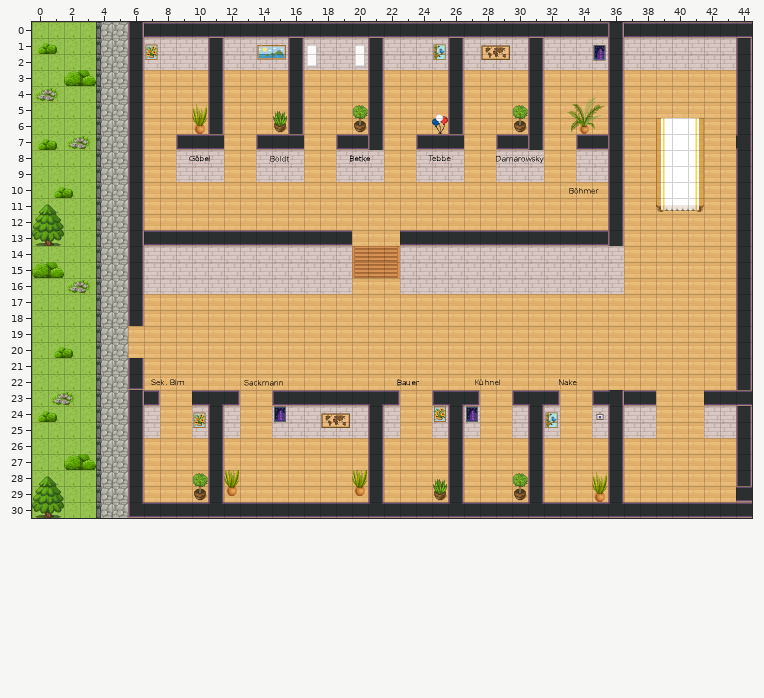
Two versions of a level (Tiled map (JSON), office.tmj). This is how it looked before the edit.
Cells are 32x32 px. Shown: x 0..44, y 0..30.
After the commit:
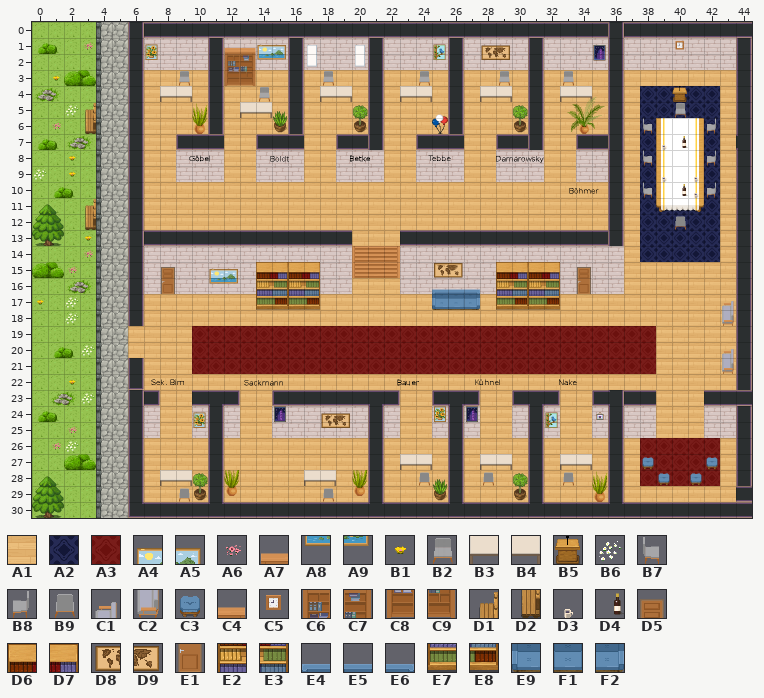
Key: from "Chunk 1": A1 8, A2 9, A3 10, A4 14, A5 15, A6 16, A7 17, A8 18, A9 19, B1 24, B2 27, B3 30, B4 31, B5 32, B6 33, B7 42, B8 46, B9 56, C1 61, C2 62, C3 63, C4 81, C5 87, C6 89, C7 90, C8 96, C9 97, D1 102, D2 106, D3 111, D4 112, D5 131, D6 132, D7 133, D8 134, D9 135, E1 136, E2 137, E3 138, E4 139, E5 140, E6 141, E7 142, E8 143, E9 144, F1 145, F2 146.
__ is an empty cell.
Tiles replaced or removed in this view: A1.
Change:
Changed rows in their new state; .. is an unchanged cell.
Layer "floor/floor1":
first column x 38:
 4 A2 A2 A2 A2 A2
 5 A2 A2 A2 A2 A2
 6 A2 .. .. .. A2
 7 A2 .. .. .. A2
 8 A2 .. .. .. A2
 9 A2 .. .. .. A2
10 A2 .. .. .. A2
11 A2 A2 A2 A2 A2
12 A2 A2 A2 A2 A2
13 A2 A2 A2 A2 A2
14 A2 A2 A2 A2 A2
first column x 10:
19 A3 A3 A3 A3 A3 A3 A3 A3 A3 A3 A3 A3 A3 A3 A3 A3 A3 A3 A3 A3 A3 A3 A3 A3 A3 A3 A3 A3 A3
20 A3 A3 A3 A3 A3 A3 A3 A3 A3 A3 A3 A3 A3 A3 A3 A3 A3 A3 A3 A3 A3 A3 A3 A3 A3 A3 A3 A3 A3
21 A3 A3 A3 A3 A3 A3 A3 A3 A3 A3 A3 A3 A3 A3 A3 A3 A3 A3 A3 A3 A3 A3 A3 A3 A3 A3 A3 A3 A3
first column x 38:
26 A3 A3 A3 A3 A3
27 A3 A3 A3 A3 A3
28 A3 A3 A3 A3 A3
Layer "floor/floor2":
first column x 0:
 1 .. .. .. A6 .. .. .. .. .. .. .. .. .. .. .. .. .. .. .. .. .. .. .. .. .. .. .. .. .. .. .. .. .. .. .. .. .. .. .. .. .. .. .. ..
 3 .. B1 .. .. .. .. .. .. .. B2 .. .. .. .. .. .. .. .. B2 .. .. .. .. .. B2 .. .. .. .. B2 .. .. .. B2 .. .. .. .. .. .. .. .. .. ..
 4 .. .. .. .. .. .. .. .. B3 B4 .. .. .. .. B2 .. .. .. B3 B4 .. .. .. B3 B4 .. .. .. B3 B4 .. .. .. B3 B4 .. .. .. .. .. B5 .. .. ..
 5 .. .. B6 .. .. .. .. .. .. .. .. .. .. B3 B4 .. .. .. .. .. .. .. .. .. .. .. .. .. .. .. .. .. .. .. .. .. .. .. .. .. B2 .. .. ..
 6 .. A6 .. .. .. .. .. .. .. .. .. .. .. .. .. .. .. .. .. .. .. .. .. .. .. .. .. .. .. .. .. .. .. .. .. .. .. .. B7 .. .. .. B8 ..
 8 .. .. B1 .. .. .. .. .. .. .. .. .. .. .. .. .. .. .. .. .. .. .. .. .. .. .. .. .. .. .. .. .. .. .. .. .. .. .. B7 .. .. .. B8 ..
 9 B6 .. B1 .. .. .. .. .. .. .. .. .. .. .. .. .. .. .. .. .. .. .. .. .. .. .. .. .. .. .. .. .. .. .. .. .. .. .. .. .. .. .. .. ..
10 .. .. .. .. .. .. .. .. .. .. .. .. .. .. .. .. .. .. .. .. .. .. .. .. .. .. .. .. .. .. .. .. .. .. .. .. .. .. B7 .. .. .. B8 ..
12 .. .. .. .. .. .. .. .. .. .. .. .. .. .. .. .. .. .. .. .. .. .. .. .. .. .. .. .. .. .. .. .. .. .. .. .. .. .. .. .. B9 .. .. ..
13 .. .. .. B1 .. .. .. .. .. .. .. .. .. .. .. .. .. .. .. .. .. .. .. .. .. .. .. .. .. .. .. .. .. .. .. .. .. .. .. .. .. .. .. ..
14 .. .. .. A6 .. .. .. .. .. .. .. .. .. .. .. .. .. .. .. .. .. .. .. .. .. .. .. .. .. .. .. .. .. .. .. .. .. .. .. .. .. .. .. ..
15 .. .. A6 .. .. .. .. .. .. .. .. .. .. .. .. .. .. .. .. .. .. .. .. .. .. .. .. .. .. .. .. .. .. .. .. .. .. .. .. .. .. .. .. ..
17 B1 .. B6 .. .. .. .. .. .. .. .. .. .. .. .. .. .. .. .. .. .. .. .. .. .. .. .. .. .. .. .. .. .. .. .. .. .. .. .. .. .. .. .. C1
18 .. .. B6 .. .. .. .. .. .. .. .. .. .. .. .. .. .. .. .. .. .. .. .. .. .. .. .. .. .. .. .. .. .. .. .. .. .. .. .. .. .. .. .. C2
20 .. .. .. B6 .. .. .. .. .. .. .. .. .. .. .. .. .. .. .. .. .. .. .. .. .. .. .. .. .. .. .. .. .. .. .. .. .. .. .. .. .. .. .. C1
21 .. .. .. .. .. .. .. .. .. .. .. .. .. .. .. .. .. .. .. .. .. .. .. .. .. .. .. .. .. .. .. .. .. .. .. .. .. .. .. .. .. .. .. C2
22 .. .. B1 .. .. .. .. .. .. .. .. .. .. .. .. .. .. .. .. .. .. .. .. .. .. .. .. .. .. .. .. .. .. .. .. .. .. .. .. .. .. .. .. ..
23 .. .. .. B6 .. .. .. .. .. .. .. .. .. .. .. .. .. .. .. .. .. .. .. .. .. .. .. .. .. .. .. .. .. .. .. .. .. .. .. .. .. .. .. ..
25 .. .. A6 .. .. .. .. .. .. .. .. .. .. .. .. .. .. .. .. .. .. .. .. .. .. .. .. .. .. .. .. .. .. .. .. .. .. .. .. .. .. .. .. ..
26 .. A6 B6 .. .. .. .. .. .. .. .. .. .. .. .. .. .. .. .. .. .. .. .. .. .. .. .. .. .. .. .. .. .. .. .. .. .. .. .. .. .. .. .. ..
27 .. .. .. .. .. .. .. .. .. .. .. .. .. .. .. .. .. .. .. .. .. .. .. B3 B4 .. .. .. B3 B4 .. .. .. B3 B4 .. .. .. C3 .. .. .. C3 ..
28 .. .. .. .. .. .. .. .. B3 B4 .. .. .. .. .. .. .. B3 B4 .. .. .. .. .. B9 .. .. .. B9 .. .. .. .. B9 .. .. .. .. .. C3 .. C3 .. ..
29 .. .. .. .. .. .. .. .. .. B9 .. .. .. .. .. .. .. .. B9 .. .. .. .. .. .. .. .. .. .. .. .. .. .. .. .. .. .. .. .. .. .. .. .. ..
Layer "walls/walls2":
first column x 3:
 1 .. .. .. .. .. .. .. .. .. A7 C4 .. .. .. .. .. .. .. .. .. .. .. .. .. .. .. .. .. .. .. .. .. .. .. .. .. .. C5 ..
 2 .. .. .. .. .. .. .. .. .. C6 C7 .. .. .. .. .. .. .. .. .. .. .. .. .. .. .. .. .. .. .. .. .. .. .. .. .. .. .. ..
 3 .. .. .. .. .. .. .. .. .. C8 C9 .. .. .. .. .. .. .. .. .. .. .. .. .. .. .. .. .. .. .. .. .. .. .. .. .. .. .. ..
 5 D1 .. .. .. .. .. .. .. .. .. .. .. .. .. .. .. .. .. .. .. .. .. .. .. .. .. .. .. .. .. .. .. .. .. .. .. .. .. ..
 6 D2 .. .. .. .. .. .. .. .. .. .. .. .. .. .. .. .. .. .. .. .. .. .. .. .. .. .. .. .. .. .. .. .. .. .. .. .. .. ..
 7 .. .. .. .. .. .. .. .. .. .. .. .. .. .. .. .. .. .. .. .. .. .. .. .. .. .. .. .. .. .. .. .. .. .. .. .. D3 D4 ..
 9 .. .. .. .. .. .. .. .. .. .. .. .. .. .. .. .. .. .. .. .. .. .. .. .. .. .. .. .. .. .. .. .. .. .. .. .. D3 .. D3
10 .. .. .. .. .. .. .. .. .. .. .. .. .. .. .. .. .. .. .. .. .. .. .. .. .. .. .. .. .. .. .. .. .. .. .. .. .. D4 D3
11 D1 .. .. .. .. .. .. .. .. .. .. .. .. .. .. .. .. .. .. .. .. .. .. .. .. .. .. .. .. .. .. .. .. .. .. .. .. .. ..
12 D2 .. .. .. .. .. .. .. .. .. .. .. .. .. .. .. .. .. .. .. .. .. .. .. .. .. .. .. .. .. .. .. .. .. .. .. .. .. ..
15 .. .. .. .. .. D5 .. .. A4 A5 .. D6 D7 D6 D7 .. .. .. .. .. .. .. D8 D9 .. .. D6 D7 D6 D7 .. D5 .. .. .. .. .. .. ..
16 .. .. .. .. .. E1 .. .. A8 A9 .. E2 E3 E2 E3 .. .. .. .. .. .. .. E4 E5 E6 .. E2 E3 E2 E3 .. E1 .. .. .. .. .. .. ..
17 .. .. .. .. .. .. .. .. .. .. .. E7 E8 E7 E8 .. .. .. .. .. .. .. E9 F1 F2 .. E7 E8 E7 E8 .. .. .. .. .. .. .. .. ..
